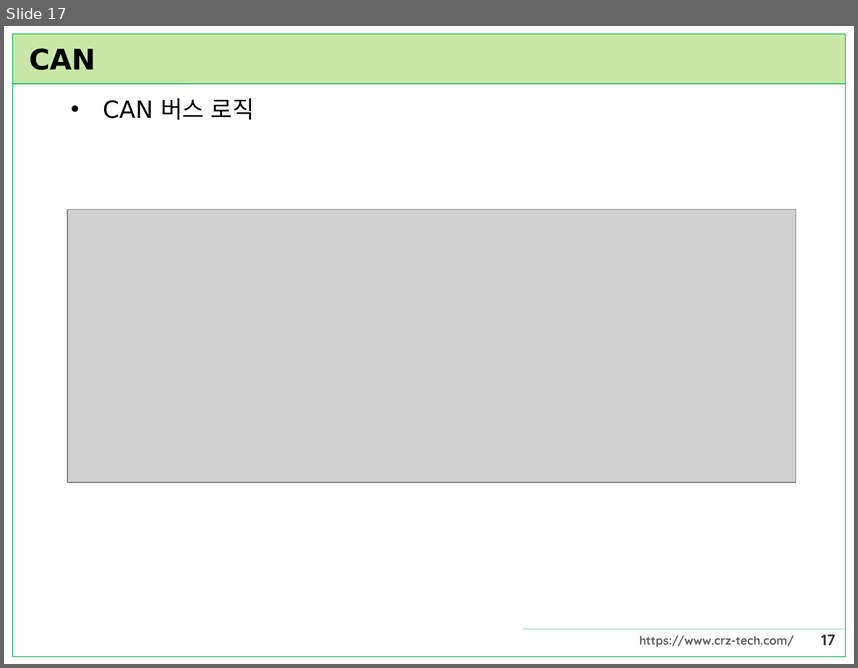
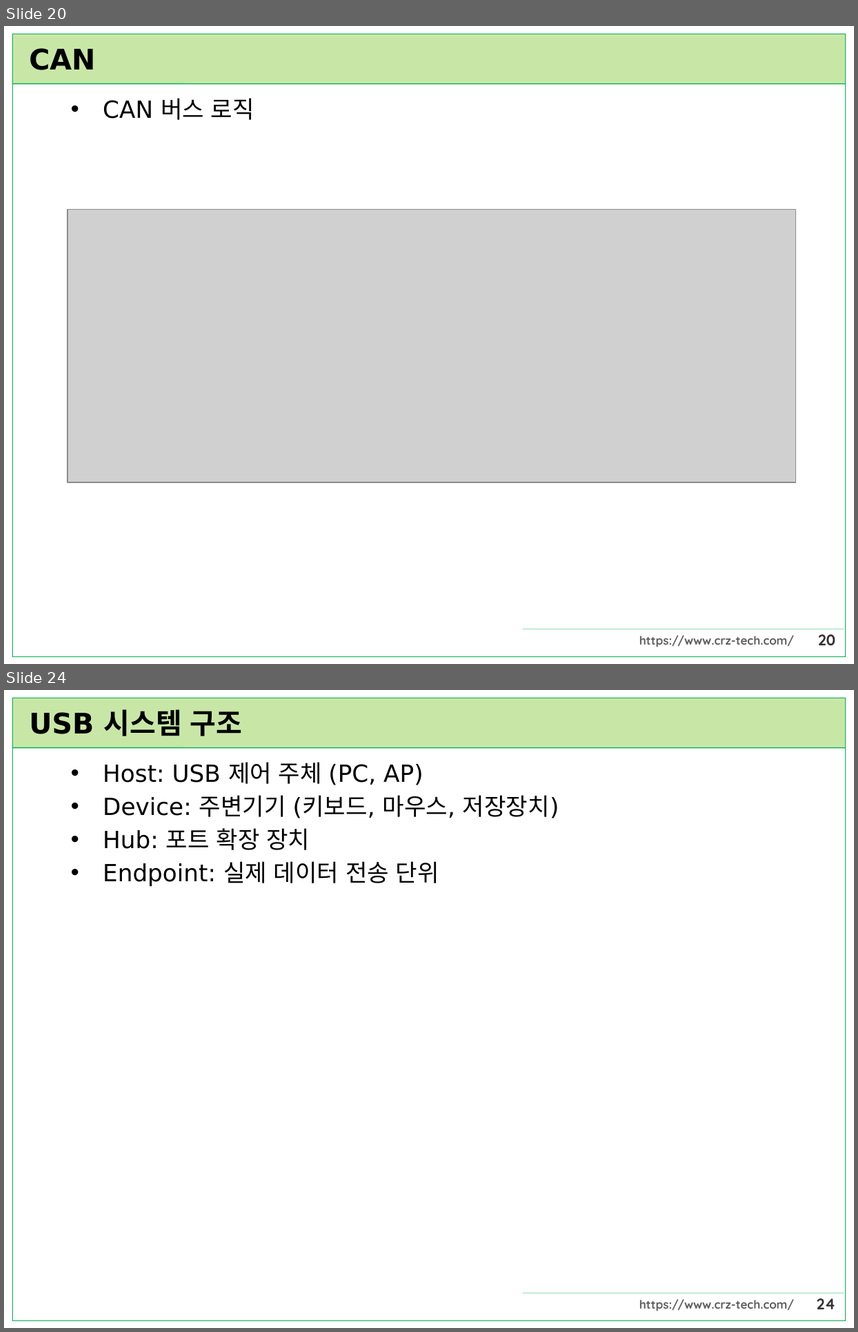
Before and after one commit to CRZ-Technology/Mango-M32, a slide deck: Mango-M32F4/23.통신프로토콜/통신프로토콜.pptx. Shown one above the other, each under a label of ours: slide 17 before the commit, slides 20 and 24 after it; the slides between them are not shown. The pictures are 858x668 and 858x1332 pixels, drawn with LibreOffice and Linux fonts; fonts in the diff are those of the drawing; grey boxes stand for pictures. Boxes give left, top, right and bottom in pixels: in the first picture for what was removed or moved away, otherwise in the second. Text is boxed around its words. In the diff, an @@ line names an element or a change of style, - is before the commit and + after.

```diff
--- a/Mango-M32F4/23.통신프로토콜/통신프로토콜.pptx
+++ b/Mango-M32F4/23.통신프로토콜/통신프로토콜.pptx
@@ slide 24 added at <box>4,690,854,1328</box>, background #FFFFFF; not listed: 6 template elements that a slide beside it also shows @@
@@ title added at <box>29,709,243,736</box>, 24 pt, text #000000, bold @@
+USB 시스템 구조
@@ text added at <box>103,762,559,886</box>, 20 pt, text #000000 @@
+• Host: USB 제어 주체 (PC, AP)
+• Device: 주변기기 (키보드, 마우스, 저장장치)
+• Hub: 포트 확장 장치
+• Endpoint: 실제 데이터 전송 단위
@@ what was slide 17 is now slide 20 @@
@@ page number at <box>818,634,836,645</box>: text changed @@
-17
+20
```
Also in this commit, not shown: 35 other slides added, 1 other file.
